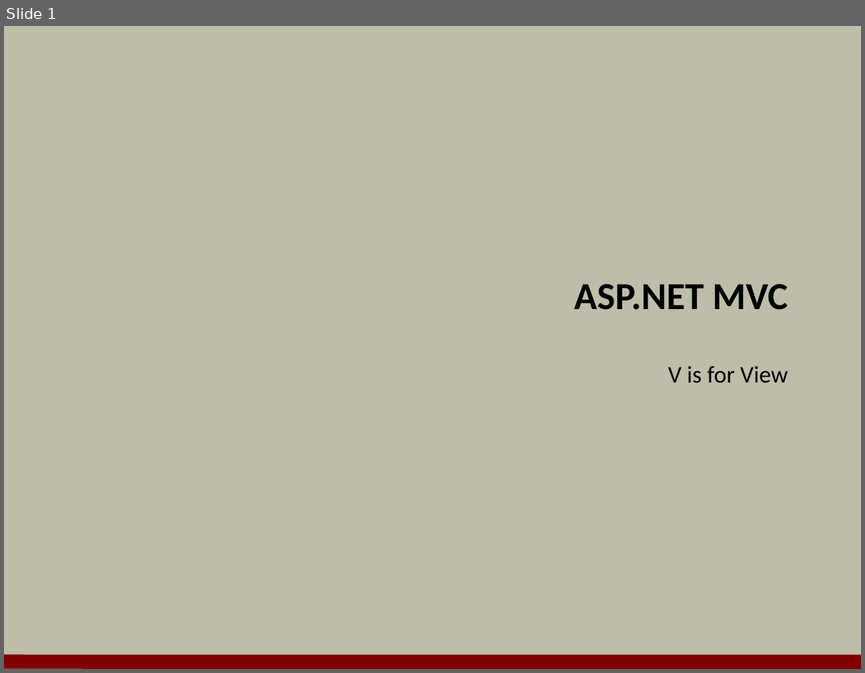
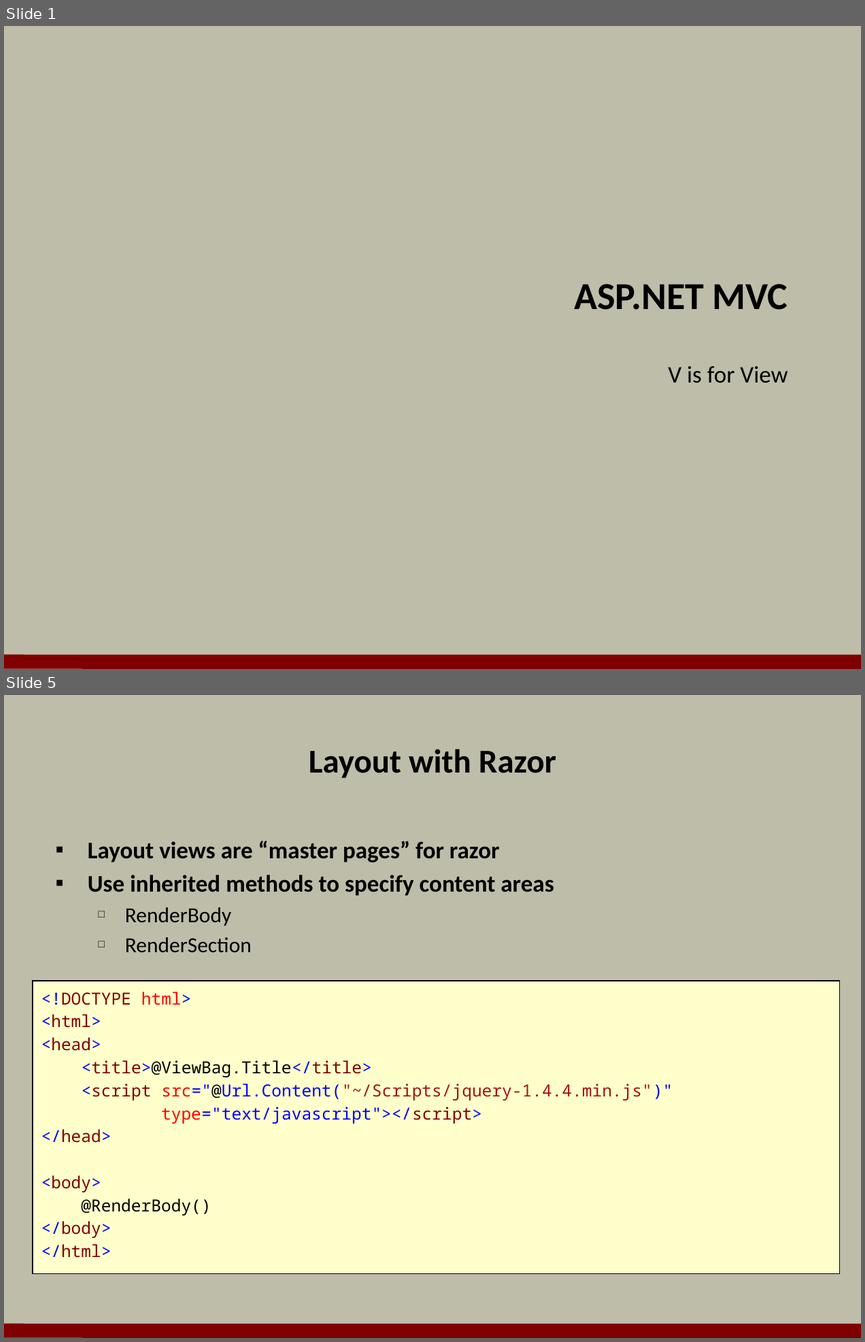
Before and after one commit to OdeToCode/classes, a slide deck: aspnet5/slides/05_ModelsViews.pptx. Shown one above the other, each under a label of ours: slide 1 before the commit, slides 1 and 5 after it; the slides between them are not shown. The pictures are 865x673 and 865x1342 pixels, drawn with LibreOffice and Linux fonts; fonts in the diff are those of the drawing; background and template pictures are left out. Boxes give left, top, right and bottom in pixels: in the first picture for what was removed or moved away, otherwise in the second. Text is boxed around its words. In the diff, an @@ line names an element or a change of style, - is before the commit and + after.

```diff
--- a/aspnet5/slides/05_ModelsViews.pptx
+++ b/aspnet5/slides/05_ModelsViews.pptx
@@ slide 5 added at box(4, 695, 861, 1338), background #BDBDA9; not listed: 1 template element that a slide beside it also shows @@
@@ title added at box(309, 749, 556, 778), 28 pt, text #000000, bold @@
+Layout with Razor
@@ text added at box(88, 841, 553, 952), 20 pt, text #000000, bold @@
+▪ Layout views are “master pages” for razor
+▪ Use inherited methods to specify content areas
+  □ RenderBody
+  □ RenderSection
@@ rectangle added at box(33, 981, 839, 1273), fill #FFFFCC, outline #000000 0.75 pt, 14 pt, text #0000FF @@
+<!DOCTYPE html>
+<html>
+<head>
+<title>@ViewBag.Title</title>
+<script src="@Url.Content("~/Scripts/jquery-1.4.4.min.js")"
+type="text/javascript"></script>
+</head>
+<body>
+@RenderBody()
+</body>
+</html>
```
Also in this commit, not shown: 19 other slides added.
